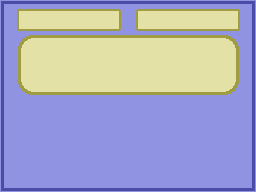
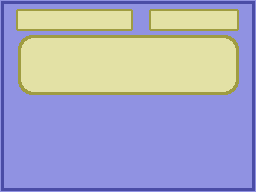
Revision of a layered 256x192 image; what changed, layer by layer:
painted on "Capa nueva#1" over [left=16, top=9, right=240, bottom=31]
